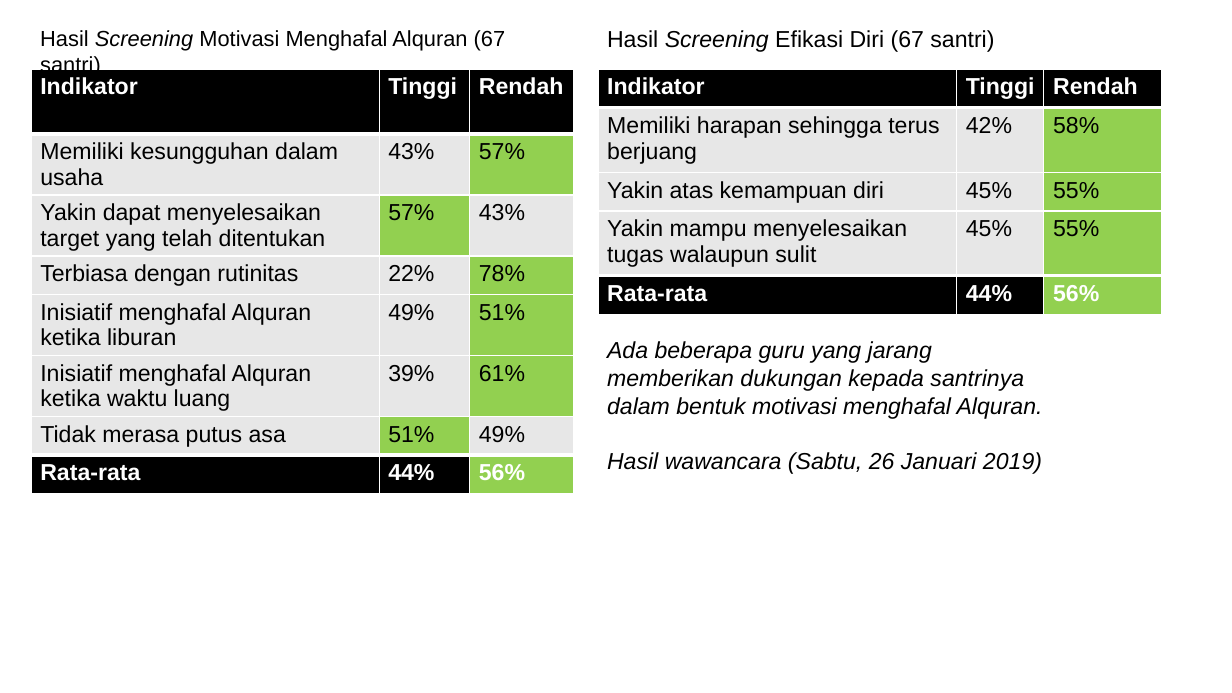
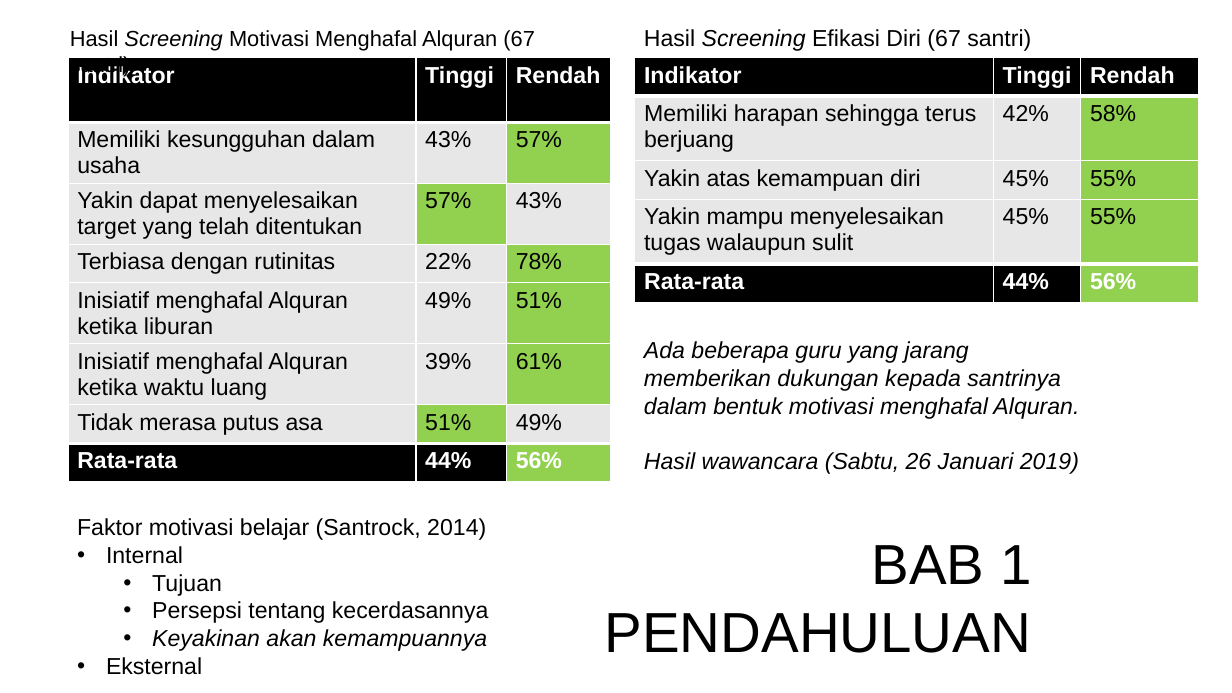
Before and after one commit to mzaini30/skripsi, a slide deck: slide 3 of seminar proposal.pptx. Drawn at 1232x693 pixels with LibreOffice and Linux fonts; fonts in the diff are those of the drawing; background and template pictures are left out. Boxes give left, top, right and bottom in pixels: in the first picture for what was removed or moved away, otherwise in the second. Text is boxed around its words. In the diff, an @@ line names an element or a change of style, - is before the commit and + after.

```diff
--- a/seminar proposal.pptx
+++ b/seminar proposal.pptx
@@ text "Hasil Screening Motivasi Menghafal Alquran ..." moved from (x1=40, y1=30, x2=506, y2=77) to (x1=70, y1=30, x2=535, y2=77) @@
@@ text "Hasil Screening Efikasi Diri (67 ..." moved from (x1=607, y1=30, x2=994, y2=52) to (x1=644, y1=29, x2=1031, y2=51) @@
@@ table moved from (x1=31, y1=69, x2=574, y2=508) to (x1=68, y1=57, x2=611, y2=496) @@
@@ table moved from (x1=598, y1=69, x2=1162, y2=314) to (x1=635, y1=57, x2=1199, y2=302) @@
@@ text "Ada beberapa guru yang jarang ..." moved from (x1=607, y1=341, x2=1043, y2=474) to (x1=644, y1=341, x2=1079, y2=474) @@
@@ text added at (x1=77, y1=518, x2=489, y2=675), 18 pt, text #000000 @@
+Faktor motivasi belajar (Santrock, 2014)
+• Internal
+  • Tujuan
+  • Persepsi tentang kecerdasannya
+  • Keyakinan akan kemampuannya
+• Eksternal
@@ text added at (x1=605, y1=545, x2=1031, y2=653), 44 pt, text #000000 @@
+BAB 1
+PENDAHULUAN
```
Also in this commit, not shown: 2 other slides changed, 1 slide added, 3 slides removed, 1 other file.
